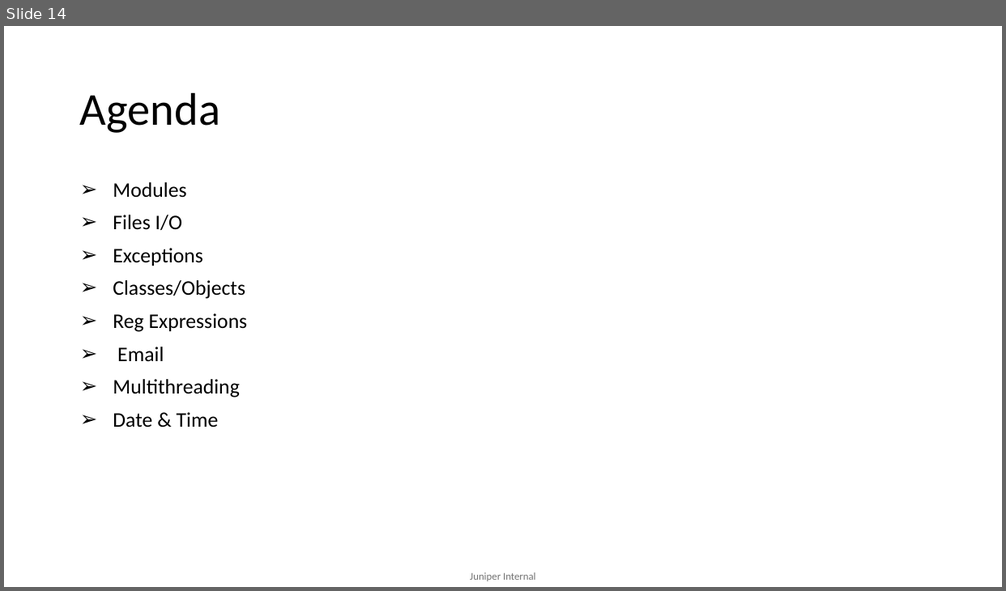
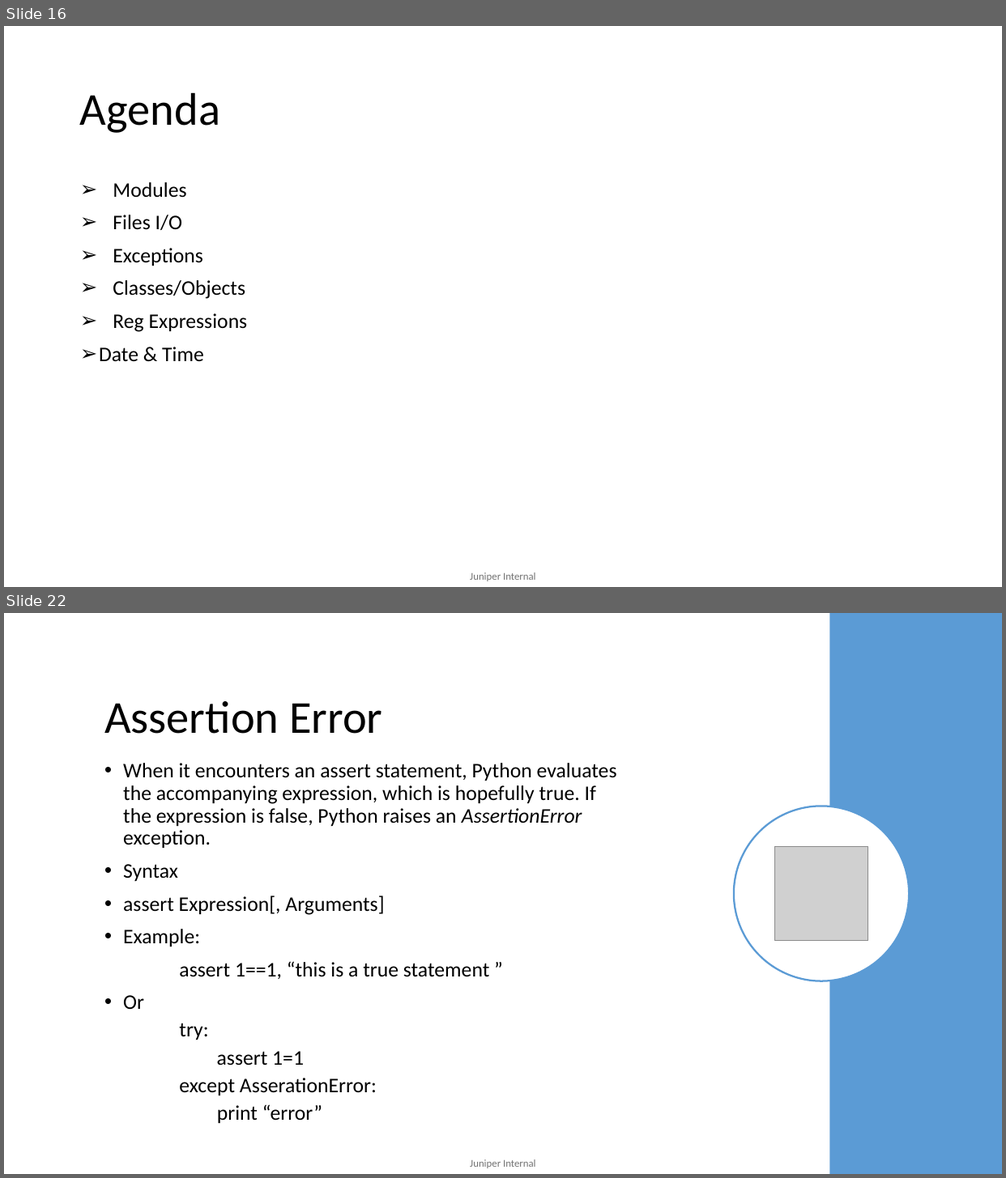
Before and after one commit to mdsathees/python, a slide deck: Python.pptx. Shown one above the other, each under a label of ours: slide 14 before the commit, slides 16 and 22 after it; the slides between them are not shown. The pictures are 1006x591 and 1006x1178 pixels, drawn with LibreOffice and Linux fonts; fonts in the diff are those of the drawing; grey boxes stand for pictures. Boxes give left, top, right and bottom in pixels: in the first picture for what was removed or moved away, otherwise in the second. Text is boxed around its words. In the diff, an @@ line names an element or a change of style, - is before the commit and + after.

```diff
--- a/Python.pptx
+++ b/Python.pptx
@@ slide 22 added at bbox=[4, 613, 1002, 1174], background #FFFFFF; not listed: 1 template element that a slide beside it also shows @@
@@ rectangle added at bbox=[829, 613, 1002, 1174], fill #5B9BD5 @@
@@ title added at bbox=[104, 701, 382, 734], 44 pt, text #000000 @@
+Assertion Error
@@ text added at bbox=[123, 763, 617, 1123], 20 pt, text #000000 @@
+• When it encounters an assert statement, Python evaluates the accompanying expression, which is hopefully true. If the expression is false, Python raises an AssertionError exception.
+• Syntax
+• assert Expression[, Arguments]
+• Example:
+assert 1==1, “this is a true statement ”
+• Or
+    try:
+      assert 1=1
+    except AsserationError:
+    print “error”
@@ ellipse added at bbox=[734, 806, 909, 982], fill #FFFFFF, outline #5B9BD5 1.75 pt @@
@@ picture added at bbox=[775, 847, 868, 941] @@
@@ what was slide 14 is now slide 16 @@
@@ slide 16 changed as well @@
@@ text at bbox=[113, 347, 239, 398]: paragraphs removed @@
-➢ Email
-➢ Multithreading
```
Also in this commit, not shown: 3 other slides changed, 34 other slides added, 12 slides removed.
